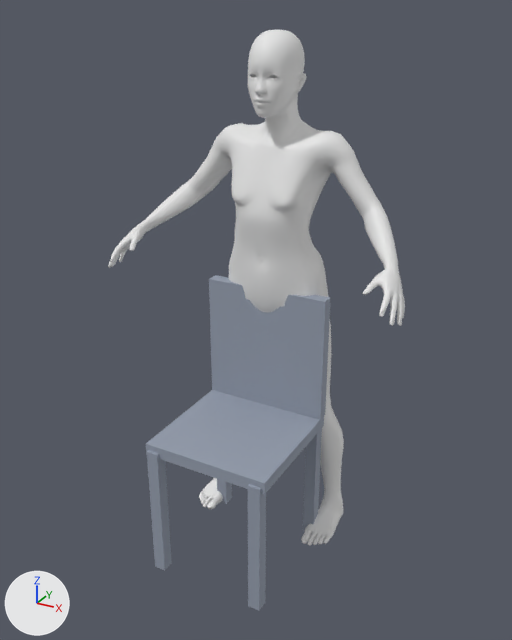
Two versions of the glTF model public/models/seated-carry.glb, one commit apart.
Both versions are drawn from a 50 mm lens placed at (0.995, -1.987, 1.722), pointed at (0.014, -0.204, 0.83). Every picture has the same lights, and +X, +Y and +Z are marked at lower left. The first picture is the older version. Vertices at exactly the same position are counted once.

Names of what the first picture shows: 'Human', 'chair'.
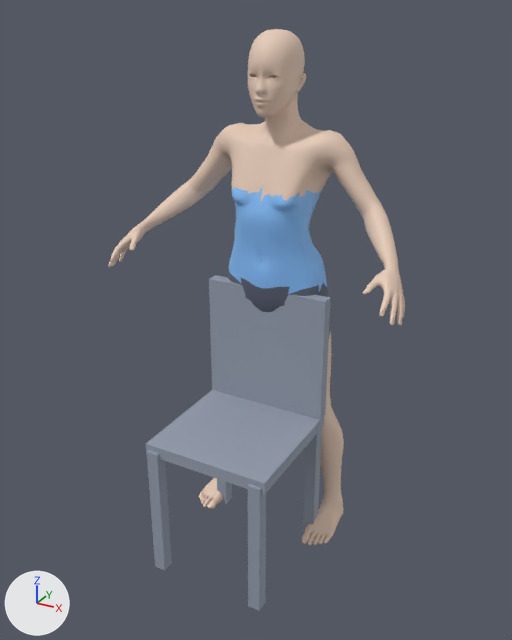
What differs and where, as boxes (x1, y1, x2, y2) in the pictures (512 x 640 px; the box of a moved part takes in the faces that stretch with it):
'Human', reshaped: before (108, 30, 405, 546); after (108, 29, 405, 546)
part 1 of me_base, moved or reshaped: before (108, 65, 403, 325); after (108, 64, 403, 325)
part 2 of me_base, moved or reshaped: before (302, 482, 343, 546); after (302, 481, 344, 545)
part 3 of me_base, moved or reshaped: before (200, 479, 220, 507); after (200, 478, 223, 507)
part 4 of me_base, recoloured: (108, 30, 405, 545) in both
part 5 of me_base, recoloured (white to greyish blue): (228, 272, 331, 335) in both
part 6 of me_base, recoloured (white to blue): (229, 186, 327, 294) in both

The edits, one by one:
Material 'skin' (mat_skin) is new.
Its base color is (0.8, 0.6, 0.48) (beige #e7cbb8).
Its roughness is 0.55.
Material 'top' (mat_top) is new.
Its base color is (0.25, 0.55, 1.0) (blue #89c4ff).
Its roughness is 0.55.
Material 'shorts' (mat_shorts) is new.
Its base color is (0.11, 0.13, 0.18) (greyish blue #5d6576).
Its roughness is 0.7.
me_base has 6691 vertices, 13378 faces and spans x -0.5..0.5, y -0.32..0.1, z 0.0..1.67.
me_base is used by ob_human; location (0.0, 0.0, 0.0).
me_base part 1: 139 vertices moved within x -0.49..0.49, y -0.31..0.03, z 0.95..1.58; 135 vertices removed from x -0.49..0.49, y -0.32..0.04, z 0.94..1.57; 135 vertices added at x -0.49..0.49, y -0.32..0.04, z 0.95..1.58.
me_base part 2: 36 vertices moved within x 0.18..0.26, y -0.18..0.01, z 0.01..0.08; 30 vertices removed from x 0.18..0.26, y -0.19..0.01, z 0.0..0.13; 30 vertices added at x 0.18..0.26, y -0.19..0.01, z 0.01..0.14.
me_base part 3: 25 vertices moved within x -0.26..-0.18, y -0.18..0.01, z 0.01..0.08; 25 vertices removed from x -0.27..-0.18, y -0.19..0.01, z 0.0..0.13; 25 vertices added at x -0.27..-0.18, y -0.19..0.01, z 0.01..0.14.
me_base part 4: 8937 faces spanning x -0.5..0.5, y -0.32..0.06, z 0.0..1.67 switch from no material to mat_skin (beige #e7cbb8).
me_base part 5: 622 faces spanning x -0.2..0.2, y -0.14..0.1, z 0.7..0.96 switch from no material to mat_shorts (greyish blue #5d6576).
me_base part 6: 1025 faces spanning x -0.17..0.17, y -0.16..0.09, z 0.88..1.24 switch from no material to mat_top (blue #89c4ff).
